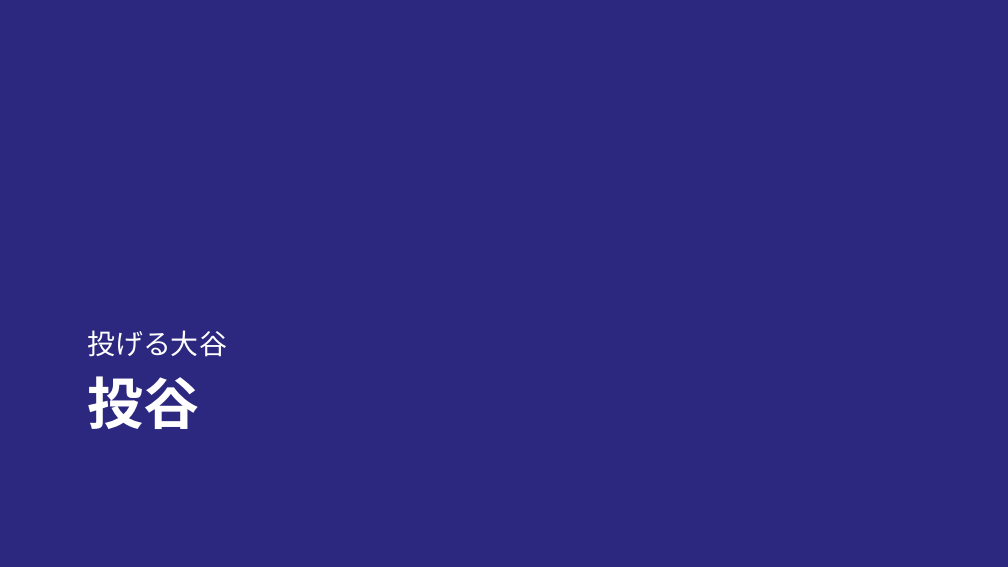
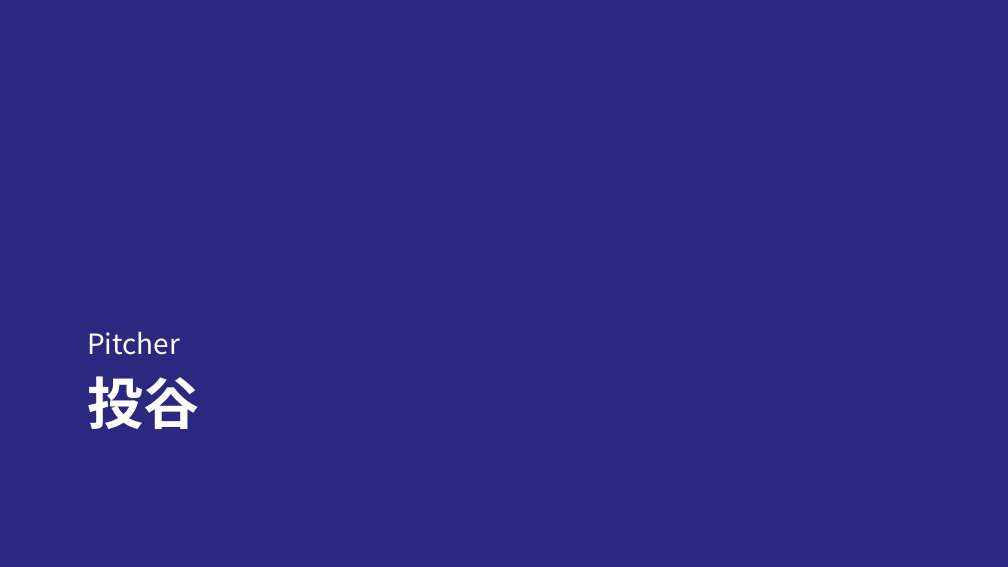
Before and after one commit to T-Reio/ohtani_analyze, a slide deck: slide 21 of slides/ohtani_tj.pptx. Drawn at 1008x567 pixels with LibreOffice and Linux fonts; fonts in the diff are those of the drawing; background and template pictures are left out. Boxes give left, top, right and bottom in pixels: in the first picture for what was removed or moved away, otherwise in the second. Text is boxed around its words. In the diff, an @@ line names an element or a change of style, - is before the commit and + after.

```diff
--- a/slides/ohtani_tj.pptx
+++ b/slides/ohtani_tj.pptx
@@ text at [87, 331, 180, 355]: text changed @@
-投げる大谷
+Pitcher
```
Also in this commit, not shown: 8 other slides changed, 2 slides added, 1 other file.
